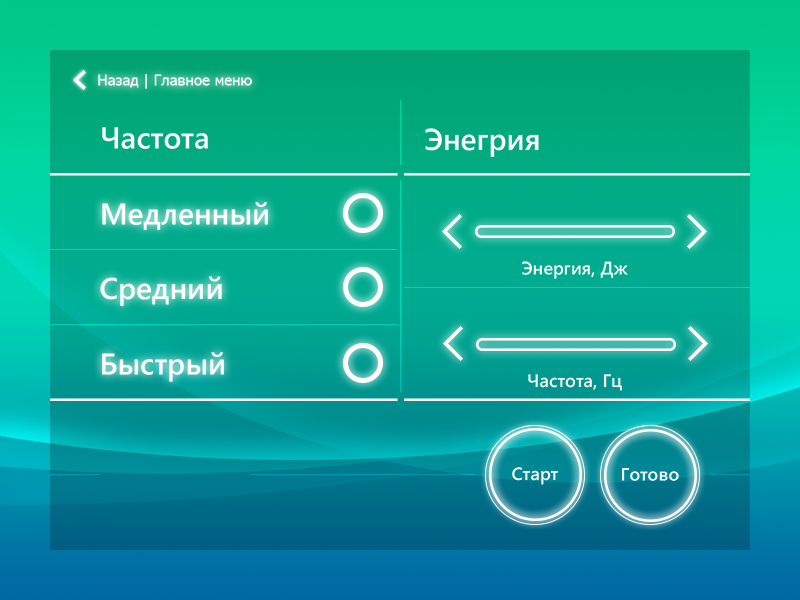
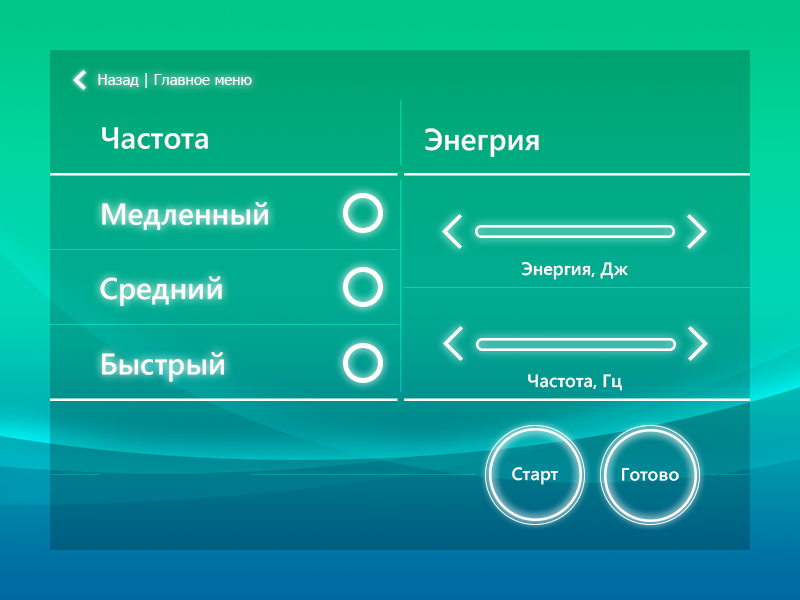
Revision of a layered 800px x 600px image; what changed, layer by layer:
painted on "Энергия, Дж" over (522, 261, 628, 280)
painted on "Частота, Гц" over (528, 374, 622, 391)
painted on "Назад | Главное меню" over (98, 73, 252, 89)
